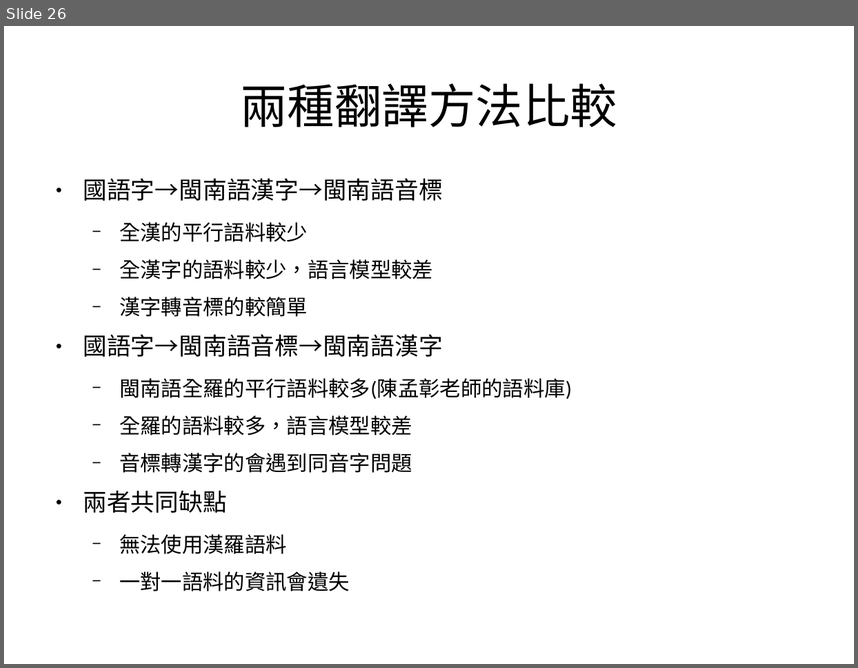
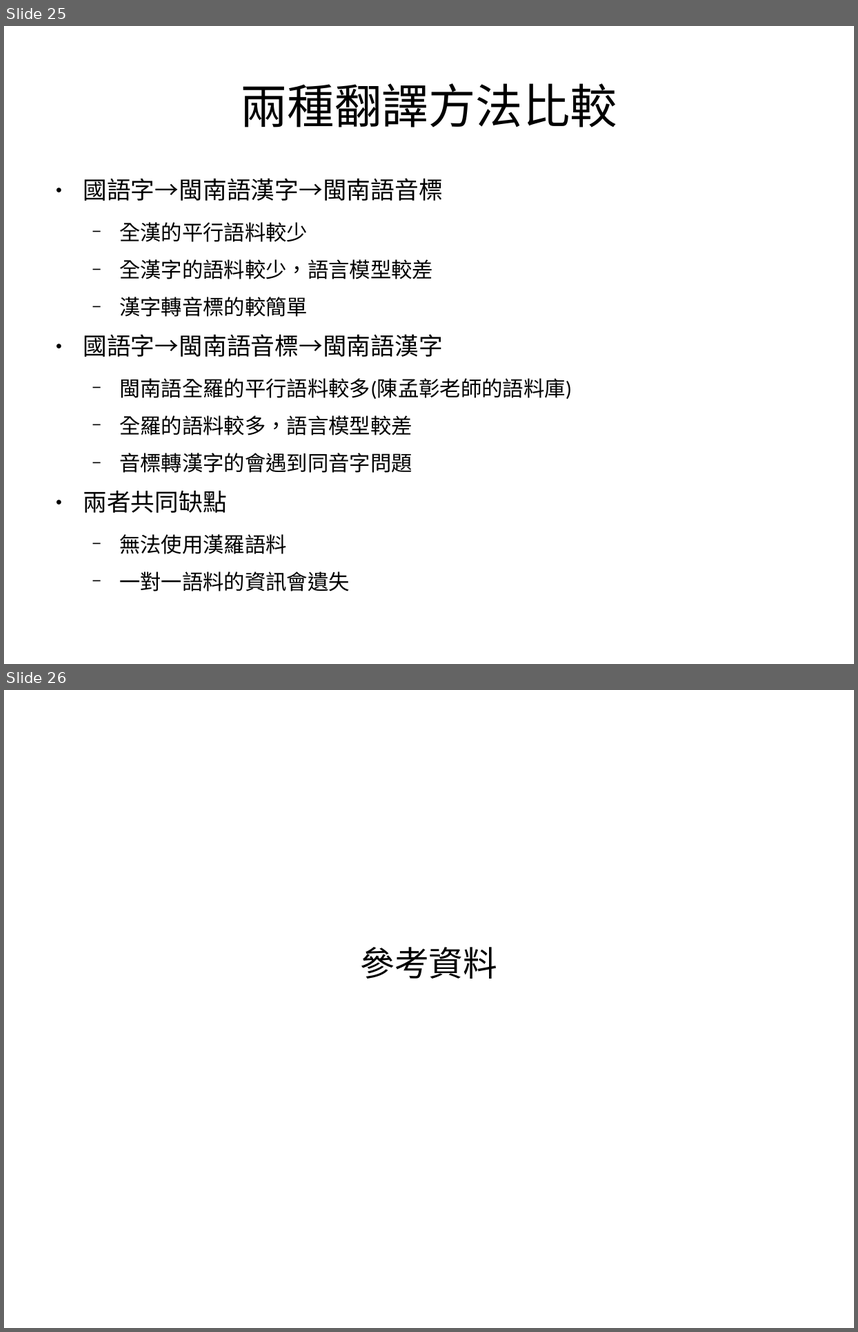
Before and after one commit to sih4sing5hong5/po3-ko3_tau5-iann2-phinn3, a slide deck: 翻譯報告.odp. Shown one above the other, each under a label of ours: slide 26 before the commit, slides 25 and 26 after it. The pictures are 858x668 and 858x1332 pixels, drawn with LibreOffice and Linux fonts; fonts in the diff are those of the drawing. Boxes give left, top, right and bottom in pixels: in the first picture for what was removed or moved away, otherwise in the second. Text is boxed around its words. In the diff, an @@ line names an element or a change of style, - is before the commit and + after.

Commit message:
加匯入華臺的資料 丞宏

```diff
--- a/翻譯報告.odp
+++ b/翻譯報告.odp
@@ slide 26 added at (4,690,854,1328), background #FFFFFF @@
@@ subtitle added at (360,947,497,978), 32 pt, text #000000 @@
+參考資料
@@ what was slide 26 is now slide 25 @@
```
Also in this commit, not shown: 2 slides changed, 2 other slides added, 2 slides removed.
